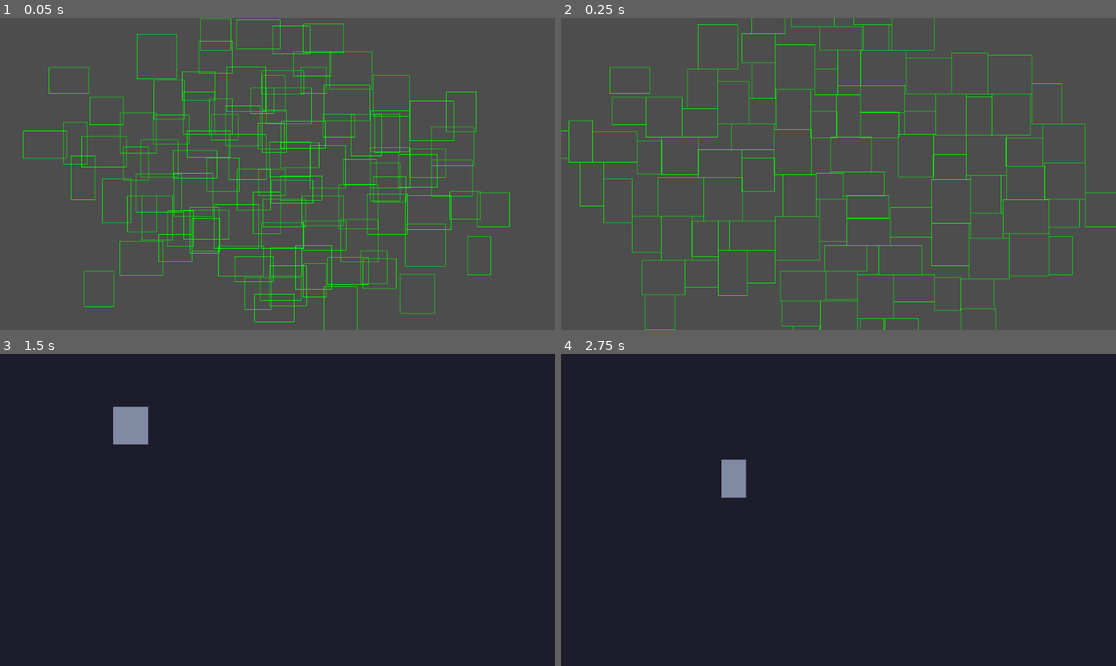
Above: before the commit, frames 1-4 (two rows, left to right).
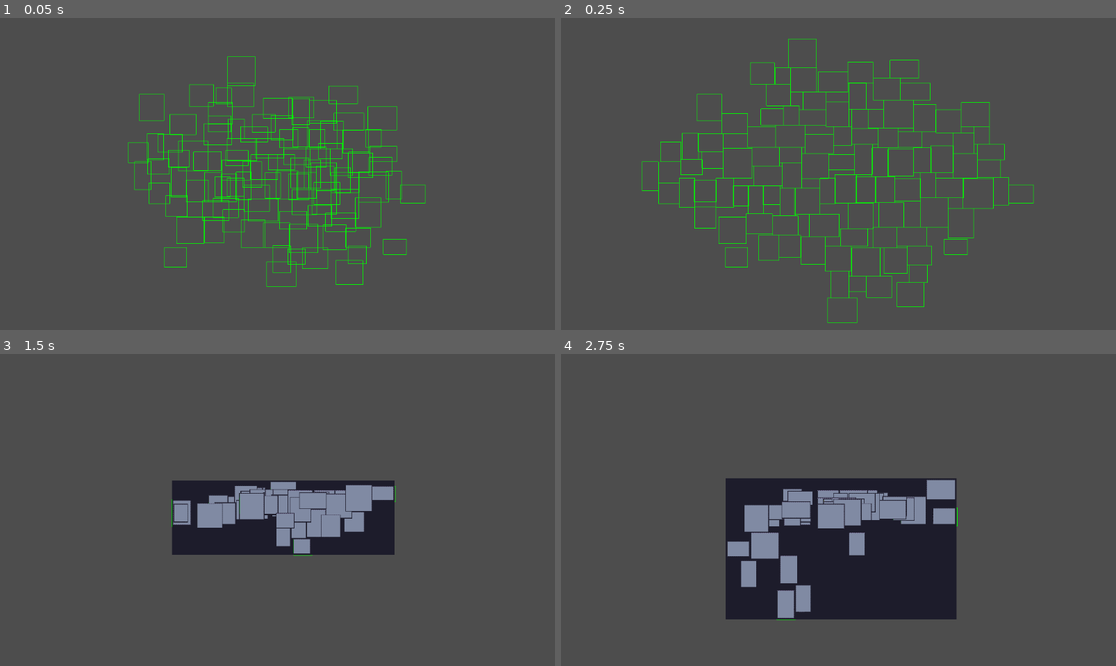
Above: after the commit, the same moments.

Repository: THenriques02/QuantumLoop
Game: Godot game, scene res://Scenes/Main/main.tscn
The game is run twice, just before and just after one commit, with the same random seed, the same clock (stepped at 60 frames per second) and the same inputs.
Inputs (mouse positions are in pixels of both pictures, inside the frame that each line leads up to):
- Up to frame 1 (0.05 s): no input
- Up to frame 2 (0.25 s): no input
- Up to frame 3 (1.5 s): move the mouse to (399, 494) at 0.52 s; hold D (right) 0.53-1.28 s; tap Tab (ui_focus_next) at 0.6, 1.35 s; tap Space (ui_select) at 0.77 s; tap Enter at 1.25 s; move the mouse to (166, 525) at 1.27 s; hold S (down) from 1.28 s (still down)
- Up to frame 4 (2.75 s): tap Space (ui_select) at 1.52 s; move the mouse to (894, 441) at 2.02 s; release S (down) at 2.03 s; hold D (right) from 2.03 s (still down); tap Tab (ui_focus_next) at 2.1 s

The runs differ from the first frame. In frame 1, 9.6% of the frame differs, in the area x 4-92%, y 0-100%; in frame 2, 7.5%; in frame 3, 95%, in the area x 0-100%, y 0-100%; in frame 4, 87%.
Error before the commit: Invalid call. Nonexistent function 'get_closest_point' in base 'Nil'. (res://Scripts/Main/main.gd:179)
Error after the commit: Invalid call. Nonexistent function 'get_closest_point' in base 'Nil'. (res://Scripts/Main/main.gd:177)

Commit message:
corridors a little bit less of a pain

Diff:
--- a/Scenes/Main/main.tscn
+++ b/Scenes/Main/main.tscn
@@ -1,348 +1,15 @@
-[gd_scene load_steps=11 format=3 uid="uid://ctmbay86g2nvb"]
+[gd_scene load_steps=5 format=3 uid="uid://ctmbay86g2nvb"]
 
 [ext_resource type="Script" uid="uid://1v0u2jqyq1qc" path="res://Scripts/Main/main.gd" id="1_qw60k"]
-[ext_resource type="Texture2D" uid="uid://b64nx6rewnj0w" path="res://Assets/Dungeon/stone.png" id="2_5yls4"]
-[ext_resource type="Texture2D" uid="uid://ccw5gbvdq317f" path="res://Assets/Dungeon/grass.png" id="3_p6jpk"]
 [ext_resource type="Texture2D" uid="uid://djk8ljwujjmcl" path="res://Assets/Dungeon/pixel_dungeon/PNG/walls_floor.png" id="4_5yls4"]
-
-[sub_resource type="TileSetAtlasSource" id="TileSetAtlasSource_21xkr"]
-texture = ExtResource("3_p6jpk")
-0:0/0 = 0
-1:0/0 = 0
-2:0/0 = 0
-3:0/0 = 0
-4:0/0 = 0
-5:0/0 = 0
-6:0/0 = 0
-7:0/0 = 0
-8:0/0 = 0
-9:0/0 = 0
-10:0/0 = 0
-11:0/0 = 0
-12:0/0 = 0
-13:0/0 = 0
-0:1/0 = 0
-1:1/0 = 0
-2:1/0 = 0
-3:1/0 = 0
-4:1/0 = 0
-5:1/0 = 0
-6:1/0 = 0
-7:1/0 = 0
-8:1/0 = 0
-9:1/0 = 0
-10:1/0 = 0
-11:1/0 = 0
-12:1/0 = 0
-13:1/0 = 0
-0:2/0 = 0
-1:2/0 = 0
-2:2/0 = 0
-3:2/0 = 0
-4:2/0 = 0
-5:2/0 = 0
-6:2/0 = 0
-7:2/0 = 0
-8:2/0 = 0
-9:2/0 = 0
-10:2/0 = 0
-11:2/0 = 0
-12:2/0 = 0
-13:2/0 = 0
-0:3/0 = 0
-1:3/0 = 0
-2:3/0 = 0
-3:3/0 = 0
-4:3/0 = 0
-5:3/0 = 0
-6:3/0 = 0
-7:3/0 = 0
-8:3/0 = 0
-9:3/0 = 0
-10:3/0 = 0
-11:3/0 = 0
-12:3/0 = 0
-13:3/0 = 0
-0:4/0 = 0
-1:4/0 = 0
-2:4/0 = 0
-3:4/0 = 0
-4:4/0 = 0
-5:4/0 = 0
-6:4/0 = 0
-7:4/0 = 0
-8:4/0 = 0
-9:4/0 = 0
-10:4/0 = 0
-11:4/0 = 0
-12:4/0 = 0
-13:4/0 = 0
-0:5/0 = 0
-1:5/0 = 0
-2:5/0 = 0
-3:5/0 = 0
-4:5/0 = 0
-5:5/0 = 0
-6:5/0 = 0
-7:5/0 = 0
-8:5/0 = 0
-9:5/0 = 0
-10:5/0 = 0
-11:5/0 = 0
-12:5/0 = 0
-13:5/0 = 0
-0:6/0 = 0
-1:6/0 = 0
-2:6/0 = 0
-3:6/0 = 0
-4:6/0 = 0
-5:6/0 = 0
-6:6/0 = 0
-7:6/0 = 0
-8:6/0 = 0
-9:6/0 = 0
-10:6/0 = 0
-11:6/0 = 0
-12:6/0 = 0
-13:6/0 = 0
-0:7/0 = 0
-1:7/0 = 0
-2:7/0 = 0
-3:7/0 = 0
-4:7/0 = 0
-5:7/0 = 0
-6:7/0 = 0
-7:7/0 = 0
-8:7/0 = 0
-9:7/0 = 0
-10:7/0 = 0
-11:7/0 = 0
-12:7/0 = 0
-13:7/0 = 0
-0:8/0 = 0
-1:8/0 = 0
-2:8/0 = 0
-3:8/0 = 0
-4:8/0 = 0
-5:8/0 = 0
-6:8/0 = 0
-7:8/0 = 0
-8:8/0 = 0
-9:8/0 = 0
-10:8/0 = 0
-11:8/0 = 0
-12:8/0 = 0
-13:8/0 = 0
-
-[sub_resource type="TileSet" id="TileSet_6bp64"]
-tile_size = Vector2i(10, 10)
-sources/0 = SubResource("TileSetAtlasSource_21xkr")
-
-[sub_resource type="TileSetAtlasSource" id="TileSetAtlasSource_jjvhh"]
-texture = ExtResource("2_5yls4")
-0:0/0 = 0
-1:0/0 = 0
-2:0/0 = 0
-3:0/0 = 0
-4:0/0 = 0
-5:0/0 = 0
-6:0/0 = 0
-7:0/0 = 0
-8:0/0 = 0
-9:0/0 = 0
-10:0/0 = 0
-11:0/0 = 0
-12:0/0 = 0
-13:0/0 = 0
-0:1/0 = 0
-1:1/0 = 0
-2:1/0 = 0
-3:1/0 = 0
-4:1/0 = 0
-5:1/0 = 0
-6:1/0 = 0
-7:1/0 = 0
-8:1/0 = 0
-9:1/0 = 0
-10:1/0 = 0
-11:1/0 = 0
-12:1/0 = 0
-13:1/0 = 0
-0:2/0 = 0
-1:2/0 = 0
-2:2/0 = 0
-3:2/0 = 0
-4:2/0 = 0
-5:2/0 = 0
-6:2/0 = 0
-7:2/0 = 0
-8:2/0 = 0
-9:2/0 = 0
-10:2/0 = 0
-11:2/0 = 0
-12:2/0 = 0
-13:2/0 = 0
-0:3/0 = 0
-1:3/0 = 0
-2:3/0 = 0
-3:3/0 = 0
-4:3/0 = 0
-5:3/0 = 0
-6:3/0 = 0
-7:3/0 = 0
-8:3/0 = 0
-9:3/0 = 0
-10:3/0 = 0
-11:3/0 = 0
-12:3/0 = 0
-13:3/0 = 0
-0:4/0 = 0
-1:4/0 = 0
-2:4/0 = 0
-3:4/0 = 0
-4:4/0 = 0
-5:4/0 = 0
-6:4/0 = 0
-7:4/0 = 0
-8:4/0 = 0
-9:4/0 = 0
-10:4/0 = 0
-11:4/0 = 0
-12:4/0 = 0
-13:4/0 = 0
-0:5/0 = 0
-1:5/0 = 0
-2:5/0 = 0
-3:5/0 = 0
-4:5/0 = 0
-5:5/0 = 0
-6:5/0 = 0
-7:5/0 = 0
-8:5/0 = 0
-9:5/0 = 0
-10:5/0 = 0
-11:5/0 = 0
-12:5/0 = 0
-13:5/0 = 0
-0:6/0 = 0
-1:6/0 = 0
-2:6/0 = 0
-3:6/0 = 0
-4:6/0 = 0
-5:6/0 = 0
-6:6/0 = 0
-7:6/0 = 0
-8:6/0 = 0
-9:6/0 = 0
-10:6/0 = 0
-11:6/0 = 0
-12:6/0 = 0
-13:6/0 = 0
-0:7/0 = 0
-1:7/0 = 0
-2:7/0 = 0
-3:7/0 = 0
-4:7/0 = 0
-5:7/0 = 0
-6:7/0 = 0
-7:7/0 = 0
-8:7/0 = 0
-9:7/0 = 0
-10:7/0 = 0
-11:7/0 = 0
-12:7/0 = 0
-13:7/0 = 0
-0:8/0 = 0
-1:8/0 = 0
-2:8/0 = 0
-3:8/0 = 0
-4:8/0 = 0
-5:8/0 = 0
-6:8/0 = 0
-7:8/0 = 0
-8:8/0 = 0
-9:8/0 = 0
-10:8/0 = 0
-11:8/0 = 0
-12:8/0 = 0
-13:8/0 = 0
-14:0/0 = 0
-15:0/0 = 0
-14:1/0 = 0
-15:1/0 = 0
-14:2/0 = 0
-15:2/0 = 0
-14:3/0 = 0
-15:3/0 = 0
-14:4/0 = 0
-15:4/0 = 0
-14:5/0 = 0
-15:5/0 = 0
-14:6/0 = 0
-15:6/0 = 0
-14:7/0 = 0
-15:7/0 = 0
-14:8/0 = 0
-15:8/0 = 0
-0:9/0 = 0
-1:9/0 = 0
-2:9/0 = 0
-3:9/0 = 0
-4:9/0 = 0
-5:9/0 = 0
-6:9/0 = 0
-7:9/0 = 0
-8:9/0 = 0
-9:9/0 = 0
-10:9/0 = 0
-11:9/0 = 0
-12:9/0 = 0
-13:9/0 = 0
-14:9/0 = 0
-15:9/0 = 0
-0:10/0 = 0
-1:10/0 = 0
-2:10/0 = 0
-3:10/0 = 0
-4:10/0 = 0
-5:10/0 = 0
-6:10/0 = 0
-7:10/0 = 0
-8:10/0 = 0
-9:10/0 = 0
-10:10/0 = 0
-11:10/0 = 0
-12:10/0 = 0
-13:10/0 = 0
-14:10/0 = 0
-15:10/0 = 0
-0:11/0 = 0
-1:11/0 = 0
-2:11/0 = 0
-3:11/0 = 0
-4:11/0 = 0
-5:11/0 = 0
-6:11/0 = 0
-7:11/0 = 0
-8:11/0 = 0
-9:11/0 = 0
-10:11/0 = 0
-11:11/0 = 0
-12:11/0 = 0
-13:11/0 = 0
-14:11/0 = 0
-15:11/0 = 0
-
-[sub_resource type="TileSet" id="TileSet_kry3j"]
-tile_size = Vector2i(10, 10)
-physics_layer_0/collision_layer = 1
-sources/0 = SubResource("TileSetAtlasSource_jjvhh")
 
 [sub_resource type="TileSetAtlasSource" id="TileSetAtlasSource_p6jpk"]
 texture = ExtResource("4_5yls4")
 0:0/0 = 0
+0:0/0/physics_layer_0/polygon_0/points = PackedVector2Array(-6.1152, -6.29505, 8, -6.47491, 8, 8, -5.93534, 8)
 1:0/0 = 0
 2:0/0 = 0
+2:0/0/physics_layer_0/polygon_0/points = PackedVector2Array(-8, -6.29505, 5.93534, -6.1152, 5.75548, 8, -8, 8)
 3:0/0 = 0
 3:0/0/physics_layer_0/polygon_0/points = PackedVector2Array(-7.81747, -8.02052, 8.22357, -8.12204, 7.81747, 4.06102, 4.87323, 7.91899, -7.61442, 8.02052)
 4:0/0 = 0
@@ -374,9 +41,11 @@
 11:1/0 = 0
 12:1/0 = 0
 0:2/0 = 0
+0:2/0/physics_layer_0/polygon_0/points = PackedVector2Array(-5.03605, -8, 8, -8, 8, 5.03605, -5.03605, 5.2159)
 1:2/0 = 0
 1:2/0/physics_layer_0/polygon_0/points = PackedVector2Array(-8.02052, -8.02052, 7.81747, -8.22357, 8.32509, 4.97475, -7.81747, 5.07628)
 2:2/0 = 0
+2:2/0/physics_layer_0/polygon_0/points = PackedVector2Array(-8, -8, 5.2159, -8, 5.2159, 5.75548, -8, 5.93534)
 3:2/0 = 0
 4:2/0 = 0
 5:2/0 = 0
@@ -644,13 +313,5 @@
 [node name="Camera2D" type="Camera2D" parent="."]
 zoom = Vector2(0.1, 0.1)
 
-[node name="Grass" type="TileMapLayer" parent="."]
-show_behind_parent = true
-tile_set = SubResource("TileSet_6bp64")
-
-[node name="Stone" type="TileMapLayer" parent="Grass"]
-show_behind_parent = true
-tile_set = SubResource("TileSet_kry3j")
-
 [node name="Walls_Floor" type="TileMapLayer" parent="."]
 tile_set = SubResource("TileSet_2a143")
--- a/Scripts/Main/main.gd
+++ b/Scripts/Main/main.gd
@@ -3,17 +3,15 @@
 var Room = preload("res://Scenes/Dungeon/Room.tscn")
 var font = preload("res://Assets/Dungeon/Roboto-VariableFont_wdth,wght.ttf")
 var Player = preload("res://Scenes/Player/player.tscn")
-@onready var stone_map = $Grass.get_node("Stone")
-@onready var grass_map = $Grass
 @onready var walls_floor_map = $Walls_Floor
 @onready var map_camera = $MapCamera
 
 var tile_size = 16 # size of tile in the TileMap
 var num_rooms = 100 # numer of rooms to generate
-var min_size = 30   # minimum room size ( in tiles)
-var max_size = 60  # maximum room size (in tiles )
+var min_size = 20   # minimum room size ( in tiles)
+var max_size = 40  # maximum room size (in tiles )
 var hspread = 20   # horizontal spread ( in pixels )
-var cull = 0.75     # chance to cull the room
+var cull = 0.5     # chance to cull the room
 
 var path           # AStar pathfinding object
 var start_room = null
@@ -129,8 +127,7 @@
 
 
 func make_map():
-	stone_map.clear()
-	grass_map.clear()
+	walls_floor_map.clear()
 	find_start_room()
 	find_end_room()
 
@@ -139,8 +136,8 @@
 	for room in $Rooms.get_children():
 		var r = Rect2(room.position - room.size / 2 , room.size)
 		full_rect = full_rect.merge(r)
-	var top_left = stone_map.local_to_map(full_rect.position)
-	var bottom_right = stone_map.local_to_map(full_rect.end)
+	var top_left = walls_floor_map.local_to_map(full_rect.position)
+	var bottom_right = walls_floor_map.local_to_map(full_rect.end)
 	for x in range(top_left.x, bottom_right.x):
 		for y in range(top_left.y, bottom_right.y):
 			walls_floor_map.set_cell(Vector2i(x, y), 0, Vector2i(1, 1))
@@ -176,6 +173,7 @@
 				count_y += 1
 			count_x += 1
 
+	for room in $Rooms.get_children():
 		var p = path.get_closest_point(room.position)
 		for conn in path.get_point_connections(p):
 			if not conn in corridors:
@@ -199,29 +197,57 @@
 		x_y = pos2
 		y_x = pos1
 
-	for x in range(pos1.x, pos2.x, x_diff):
-		if walls_floor_map.get_cell_atlas_coords(Vector2i(x,x_y.y)) == Vector2i(1,6):
+	for x in range(pos1.x, pos2.x + x_diff, x_diff):
+		var current_atlas_coords_x =  walls_floor_map.get_cell_atlas_coords(Vector2i(x,x_y.y))
+		if current_atlas_coords_x == Vector2i(1,6):
 			continue
-		if x_diff > 0:
-			walls_floor_map.set_cell(Vector2i(x, x_y.y - y_diff), 0,  Vector2i(1, 2))
-			walls_floor_map.set_cell(Vector2i(x, x_y.y + 2*y_diff), 0,  Vector2i(4, 3))
+		if current_atlas_coords_x == Vector2i(1,2):
+			walls_floor_map.set_cell(Vector2i(x, x_y.y - y_diff), 0, Vector2i(2, 2))
+			walls_floor_map.set_cell(Vector2i(x, x_y.y + 2*y_diff), 0, Vector2i(0, 2))
+		elif current_atlas_coords_x == Vector2i(4,3):
+			walls_floor_map.set_cell(Vector2i(x, x_y.y - y_diff), 0, Vector2i(2, 0))
+			walls_floor_map.set_cell(Vector2i(x, x_y.y + 2*y_diff), 0, Vector2i(0, 0))
+		elif current_atlas_coords_x == Vector2i(2,1):
+			walls_floor_map.set_cell(Vector2i(x, x_y.y - y_diff), 0, Vector2i(2, 0))
+			walls_floor_map.set_cell(Vector2i(x, x_y.y + 2*y_diff), 0, Vector2i(2, 2))
+		elif current_atlas_coords_x == Vector2i(5,1):
+			walls_floor_map.set_cell(Vector2i(x, x_y.y - y_diff), 0, Vector2i(0, 0))
+			walls_floor_map.set_cell(Vector2i(x, x_y.y + 2*y_diff), 0, Vector2i(0, 2))
 		else:
-			walls_floor_map.set_cell(Vector2i(x, x_y.y - y_diff), 0,  Vector2i(4, 3))
-			walls_floor_map.set_cell(Vector2i(x, x_y.y + 2*y_diff), 0,  Vector2i(1, 2))
+			if x_diff < 0:
+				walls_floor_map.set_cell(Vector2i(x, x_y.y - y_diff), 0,  Vector2i(1, 2))
+				walls_floor_map.set_cell(Vector2i(x, x_y.y + 2*y_diff), 0,  Vector2i(4, 3))
+			else:
+				walls_floor_map.set_cell(Vector2i(x, x_y.y - y_diff), 0,  Vector2i(4, 3))
+				walls_floor_map.set_cell(Vector2i(x, x_y.y + 2*y_diff), 0,  Vector2i(1, 2))
 		walls_floor_map.set_cell(Vector2i(x, x_y.y), 0,  Vector2i(1, 6))
 		walls_floor_map.set_cell(Vector2i(x, x_y.y + y_diff), 0,  Vector2i(1, 6))
-	for y in range(pos1.y, pos2.y, y_diff):
-		if walls_floor_map.get_cell_atlas_coords(Vector2i(y_x.x,y)) == Vector2i(1,6):
+
+	for y in range(pos1.y, pos2.y + y_diff, y_diff):
+		var current_atlas_coords_y =  walls_floor_map.get_cell_atlas_coords(Vector2i(y_x.x,y))
+		if current_atlas_coords_y == Vector2i(1,6):
 			continue
-		if y_diff > 0:
-			walls_floor_map.set_cell(Vector2i(y_x.x - x_diff, y), 0, Vector2i(2, 1))
-			walls_floor_map.set_cell(Vector2i(y_x.x + 2*x_diff, y), 0, Vector2i(0, 1))
+		if current_atlas_coords_y == Vector2i(1,2):
+			walls_floor_map.set_cell(Vector2i(y_x.x - x_diff, y), 0, Vector2i(2, 2))
+			walls_floor_map.set_cell(Vector2i(y_x.x + 2*x_diff, y), 0, Vector2i(0, 2))
+		elif current_atlas_coords_y == Vector2i(4,3):
+			walls_floor_map.set_cell(Vector2i(y_x.x - x_diff, y), 0, Vector2i(2, 0))
+			walls_floor_map.set_cell(Vector2i(y_x.x + 2*x_diff, y), 0, Vector2i(0, 0))
+		elif current_atlas_coords_y == Vector2i(2,1):
+			walls_floor_map.set_cell(Vector2i(y_x.x - x_diff, y), 0, Vector2i(2, 0))
+			walls_floor_map.set_cell(Vector2i(y_x.x + 2*x_diff, y), 0, Vector2i(2, 2))
+		elif current_atlas_coords_y == Vector2i(5,1):
+			walls_floor_map.set_cell(Vector2i(y_x.x - x_diff, y), 0, Vector2i(0, 0))
+			walls_floor_map.set_cell(Vector2i(y_x.x + 2*x_diff, y), 0, Vector2i(0, 2))
 		else:
-			walls_floor_map.set_cell(Vector2i(y_x.x - x_diff, y), 0, Vector2i(0, 1))
-			walls_floor_map.set_cell(Vector2i(y_x.x + 2*x_diff, y), 0, Vector2i(2, 1))
+			if y_diff > 0:
+				walls_floor_map.set_cell(Vector2i(y_x.x - x_diff, y), 0, Vector2i(2, 1))
+				walls_floor_map.set_cell(Vector2i(y_x.x + 2*x_diff, y), 0, Vector2i(0, 1))
+			else:
+				walls_floor_map.set_cell(Vector2i(y_x.x - x_diff, y), 0, Vector2i(0, 1))
+				walls_floor_map.set_cell(Vector2i(y_x.x + 2*x_diff, y), 0, Vector2i(2, 1))
 		walls_floor_map.set_cell(Vector2i(y_x.x, y), 0, Vector2i(1, 6))
 		walls_floor_map.set_cell(Vector2i(y_x.x + x_diff, y), 0, Vector2i(1, 6))
-
 
 func find_start_room():
 	var min_x = INF
